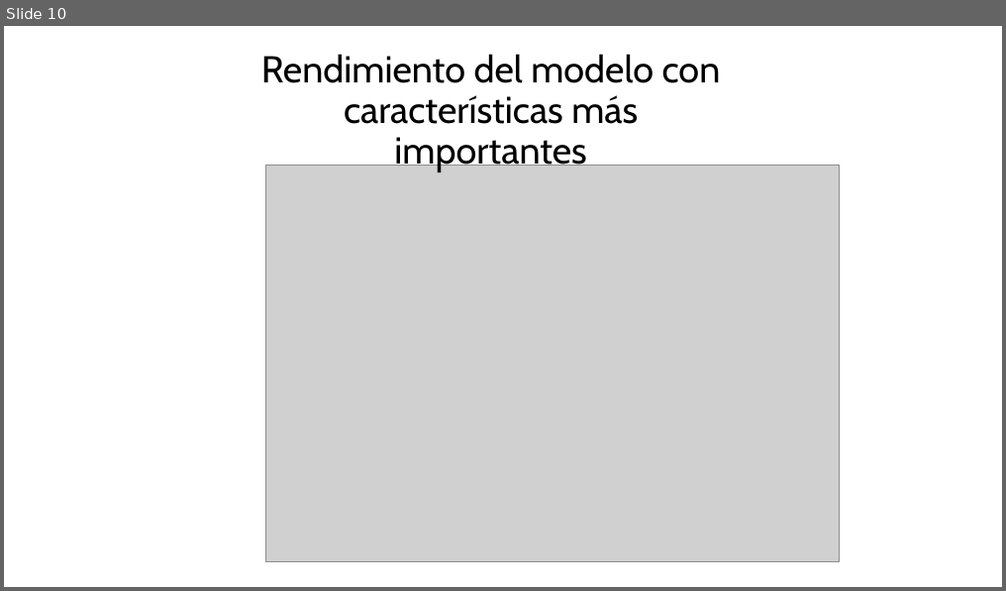
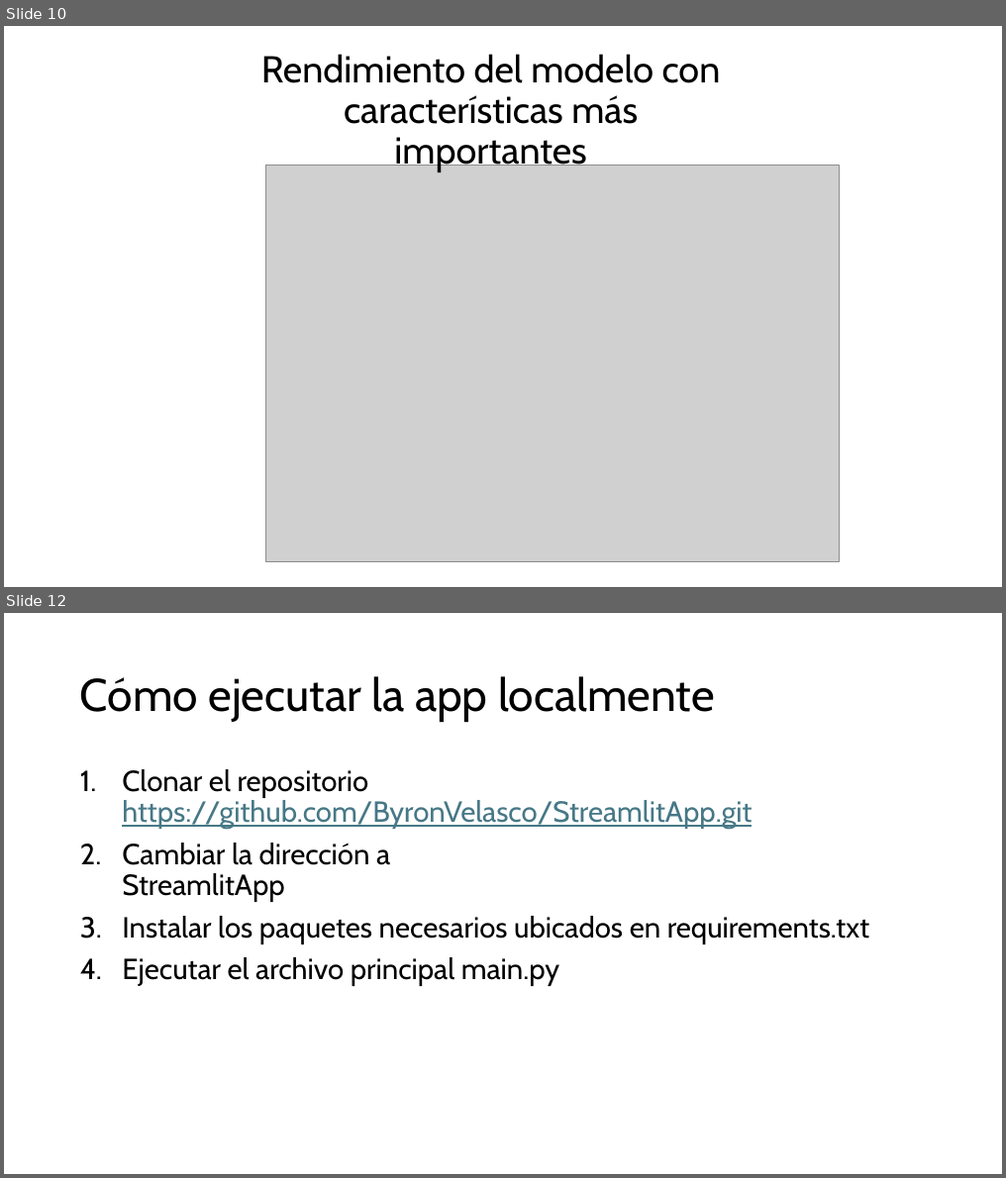
Before and after one commit to ByronVelasco/StreamlitApp, a slide deck: Final.pptx. Shown one above the other, each under a label of ours: slide 10 before the commit, slides 10 and 12 after it; the slides between them are not shown. The pictures are 1006x591 and 1006x1178 pixels, drawn with LibreOffice and Linux fonts; fonts in the diff are those of the drawing; grey boxes stand for pictures. Boxes give left, top, right and bottom in pixels: in the first picture for what was removed or moved away, otherwise in the second. Text is boxed around its words. In the diff, an @@ line names an element or a change of style, - is before the commit and + after.

```diff
--- a/Final.pptx
+++ b/Final.pptx
@@ slide 12 added at <box>4,613,1002,1174</box>, background #FFFFFF @@
@@ title added at <box>80,676,715,722</box>, 44 pt, text #000000 @@
+Cómo ejecutar la app localmente
@@ text added at <box>122,769,869,986</box>, 28 pt, text #000000 @@
+1. Clonar el repositorio https://github.com/ByronVelasco/StreamlitApp.git
+2. Cambiar la dirección a StreamlitApp
+3. Instalar los paquetes necesarios ubicados en requirements.txt
+4. Ejecutar el archivo principal main.py
```
Also in this commit, not shown: 3 other slides added.
